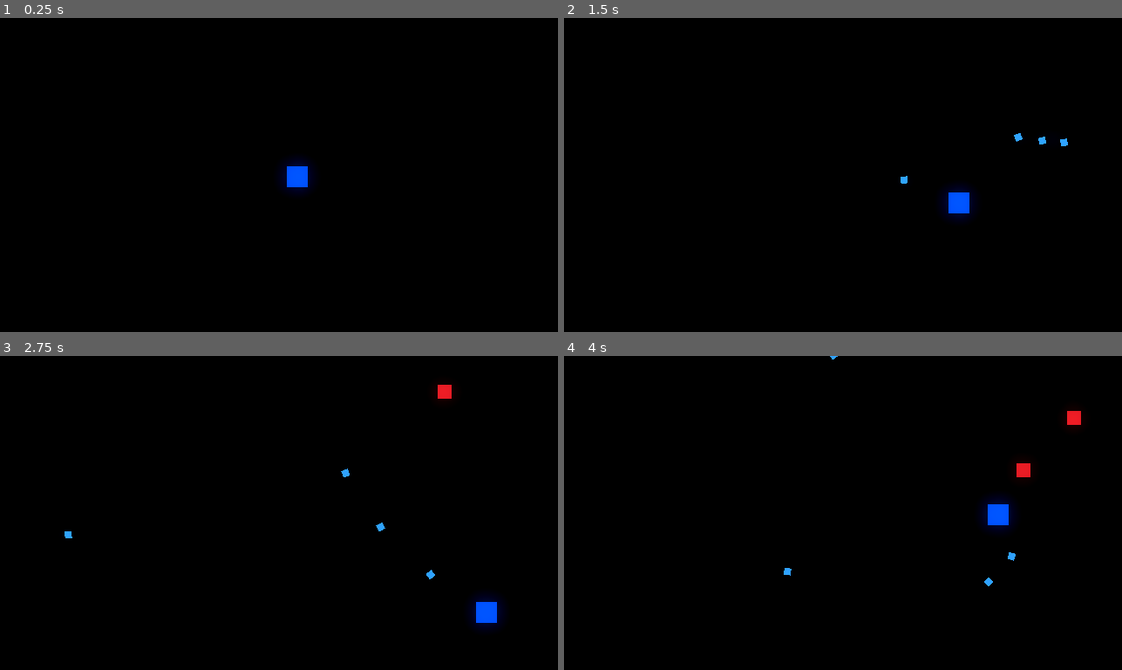
Above: before the commit, frames 1-4 (two rows, left to right).
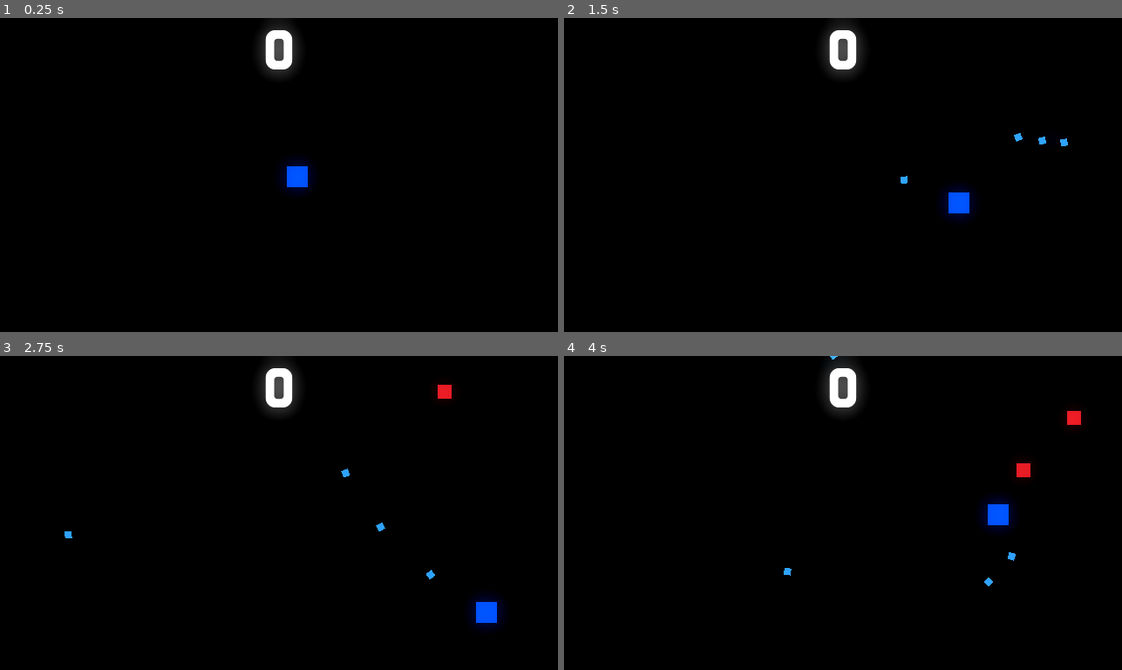
Above: after the commit, the same moments.

Repository: FranciscoBraga/godot_wave_shooter
Game: Godot game, scene res://Arena.tscn
The game is run twice, just before and just after one commit, with the same random seed, the same clock (stepped at 60 frames per second) and the same inputs. The project has no main scene, so this scene is started directly.
Inputs (mouse positions are in pixels of both pictures, inside the frame that each line leads up to):
- Up to frame 1 (0.25 s): no input
- Up to frame 2 (1.5 s): tap Enter at 0.5 s; move the mouse to (965, 159) at 0.52 s; press the mouse at (965, 159) at 0.53 s; hold Right (direita) 0.53-1.28 s; move the mouse to (731, 190) at 1.27 s; release the mouse at (731, 190) at 1.28 s; hold Down (baixo) from 1.28 s (still down); click (731, 190) at 1.35 s
- Up to frame 3 (2.75 s): move the mouse to (334, 443) at 2.02 s; release Down (baixo) at 2.03 s; press the mouse at (334, 443) at 2.03 s; hold Right (direita) from 2.03 s (still down)
- Up to frame 4 (4 s): move the mouse to (815, 575) at 2.77 s; release Right (direita) at 2.78 s; release the mouse at (815, 575) at 2.78 s; hold Up (cima) 2.78-3.53 s; click (815, 575) at 2.85 s; move the mouse to (1010, 560) at 3.52 s; press the mouse at (1010, 560) at 3.53 s; hold Left (esquerda) from 3.53 s (still down)

The runs differ from the first frame. In frame 1, 0.9% of the frame differs, in the area x 46-54%, y 2-19%; in frame 2, 0.9%; in frame 3, 0.9%; in frame 4, 0.9%, in the area x 46-54%, y 0-19%.

Commit message:
adicionando pontuação

Diff:
--- a/Arena.tscn
+++ b/Arena.tscn
@@ -1,13 +1,18 @@
-[gd_scene load_steps=4 format=3 uid="uid://c2kn428jkj10j"]
+[gd_scene load_steps=7 format=3 uid="uid://c2kn428jkj10j"]
 
 [ext_resource type="Script" path="res://script/arena.gd" id="1_bmwtd"]
 [ext_resource type="PackedScene" uid="uid://bophvy4eui2wb" path="res://jogador.tscn" id="1_e83gs"]
+[ext_resource type="FontFile" uid="uid://dlnijan2ily6c" path="res://fonts/ROSEMERO.ttf" id="3_2v7qw"]
+[ext_resource type="Script" path="res://script/pontos.gd" id="4_5q1gi"]
 
 [sub_resource type="Environment" id="Environment_iwdre"]
 background_mode = 3
 glow_enabled = true
 glow_bloom = 0.75
 glow_blend_mode = 0
+
+[sub_resource type="FontVariation" id="FontVariation_e1rtl"]
+base_font = ExtResource("3_2v7qw")
 
 [node name="Arena" type="Node2D"]
 script = ExtResource("1_bmwtd")
@@ -21,4 +26,25 @@
 [node name="timer_spawn_inimigo" type="Timer" parent="."]
 autostart = true
 
+[node name="UI" type="Node2D" parent="."]
+z_index = 10
+
+[node name="Control" type="Control" parent="UI"]
+layout_mode = 3
+anchors_preset = 0
+offset_right = 640.0
+offset_bottom = 360.0
+
+[node name="pontos" type="Label" parent="UI/Control"]
+layout_mode = 0
+offset_right = 640.0
+offset_bottom = 80.0
+theme_override_fonts/font = SubResource("FontVariation_e1rtl")
+theme_override_font_sizes/font_size = 64
+text = "100
+"
+horizontal_alignment = 1
+vertical_alignment = 1
+script = ExtResource("4_5q1gi")
+
 [connection signal="timeout" from="timer_spawn_inimigo" to="." method="_on_timer_spawn_inimigo_timeout"]
--- a/global.gd
+++ b/global.gd
@@ -1,6 +1,7 @@
 extends Node2D  # Se for um nó 2D
 var criacao_no_pai = null
 var jogador = null
+var pontos = 0
 func instance_node(node: PackedScene,location: Vector2,parent : Node):
 	var node_instance = node.instantiate()
 	parent.add_child(node_instance)
--- a/script/inimigo.gd
+++ b/script/inimigo.gd
@@ -23,6 +23,7 @@
 	global_position += mov *velocidade * delta
 
 	if hp <= 0 and Global.criacao_no_pai != null :
+		Global.pontos += 1
 		var instacia_particula_sangue = Global.instance_node(particula_sangue,global_position,Global.criacao_no_pai)
 		instacia_particula_sangue.rotation = mov.angle()
 		queue_free()
--- /dev/null
+++ b/script/pontos.gd
@@ -0,0 +1,11 @@
+extends Label
+
+
+# Called when the node enters the scene tree for the first time.
+func _ready() -> void:
+	pass # Replace with function body.
+
+
+# Called every frame. 'delta' is the elapsed time since the previous frame.
+func _process(delta: float) -> void:
+	text = str(Global.pontos)
Binary file added: fonts/ROSEMERO.ttf
Not shown, added: fonts/ROSEMERO.ttf.import
